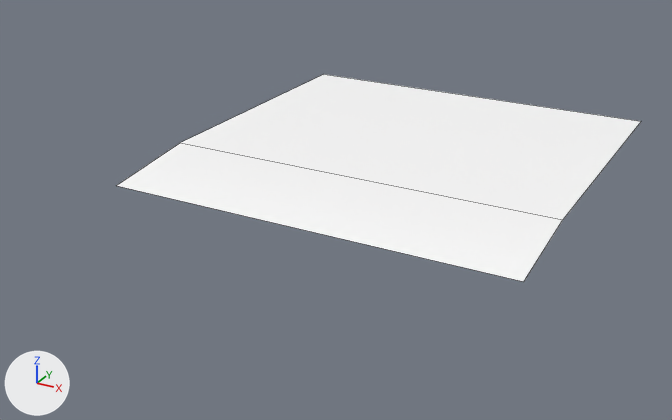
Before and after pictures for a commit that changed the FBX model SparkToLearnProject/Assets/Art/Environment/Env_Tiles_V2/ENV_Mesh/ENV_Ground_Sand_Water.fbx.
Both versions are drawn from a 50 mm camera at (5.77, -10.17, 3.22) aimed at (1.75, -2.87, -0.44). The axes (+X, +Y, +Z) are drawn at lower left. The lights are the same throughout. Mesh edges are drawn as thin lines. Where no turn or scale is listed for an object, it has been applied to the vertices.

In view in the first picture: 'ENV_Ground_Sand_Water'.
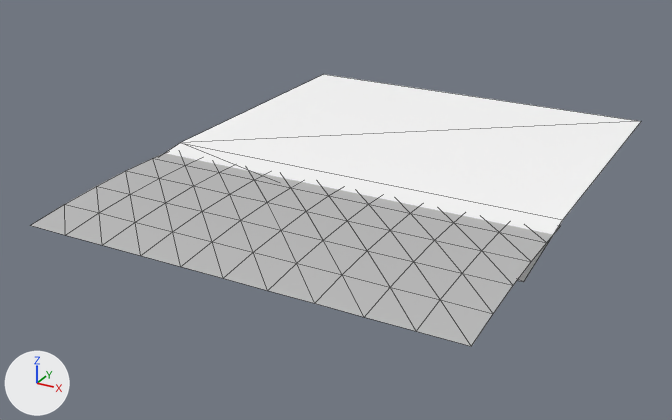
The newer file is also turned or shifted as a whole; pictures and numbers use the older file's frame.

Location of each change, (x1, y1, x2, y2) in pixels of the pictures (672 x 420 px):
'Water_Plane', added
    after: (30, 153, 561, 346)

The change, as a diff of the scene's bpy script:
```diff
--- a/SparkToLearnProject/Assets/Art/Environment/Env_Tiles_V2/ENV_Mesh/ENV_Ground_Sand_Water.fbx.py
+++ b/SparkToLearnProject/Assets/Art/Environment/Env_Tiles_V2/ENV_Mesh/ENV_Ground_Sand_Water.fbx.py
@@ mat_water_shore @@
+mat_water_shore = principled_material('Water_Shore')
+mat_water_shore.base_color = (0.5, 0.5, 0.5)  # grey #bcbcbc
@@ me_mesh_001 @@
+me_mesh_001.from_pydata(...)  # 66 vertices, 100 faces; spans x 0.0..4.0, y -4.04..-2.0, z -0.06..0.02
+me_mesh_001.materials.append(mat_water_shore)  # grey #bcbcbc
@@ ob_water_plane @@
+ob_water_plane = bpy.data.objects.new('Water_Plane', me_mesh_001)
+ob_water_plane.location = (0.0, -1.044, -0.039)
```
